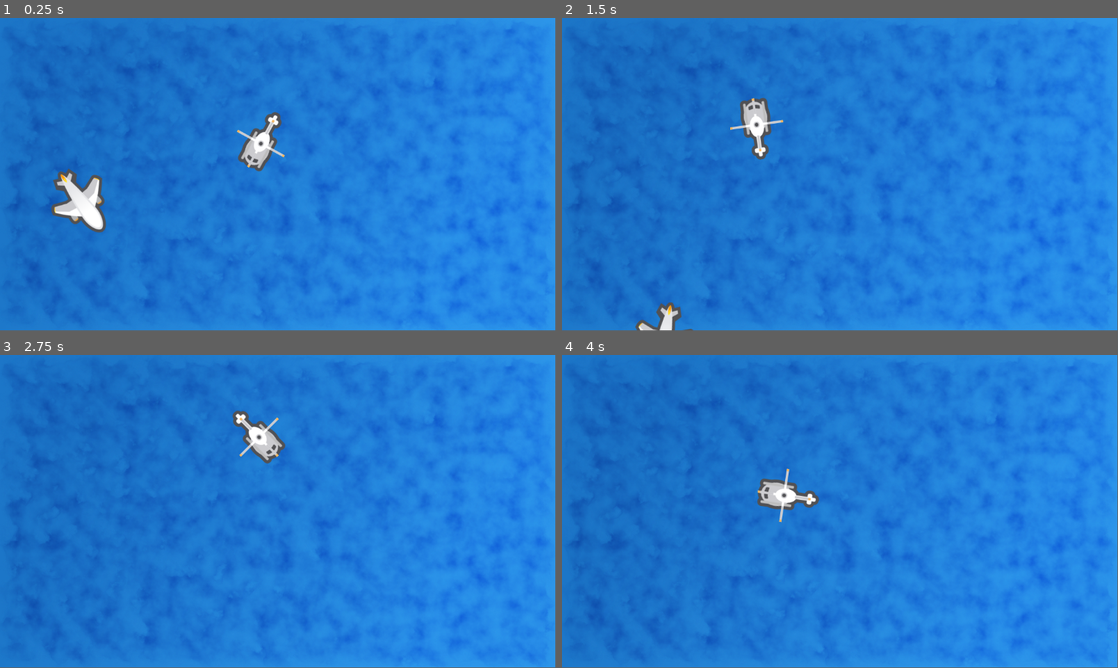
Above: before the commit, frames 1-4 (two rows, left to right).
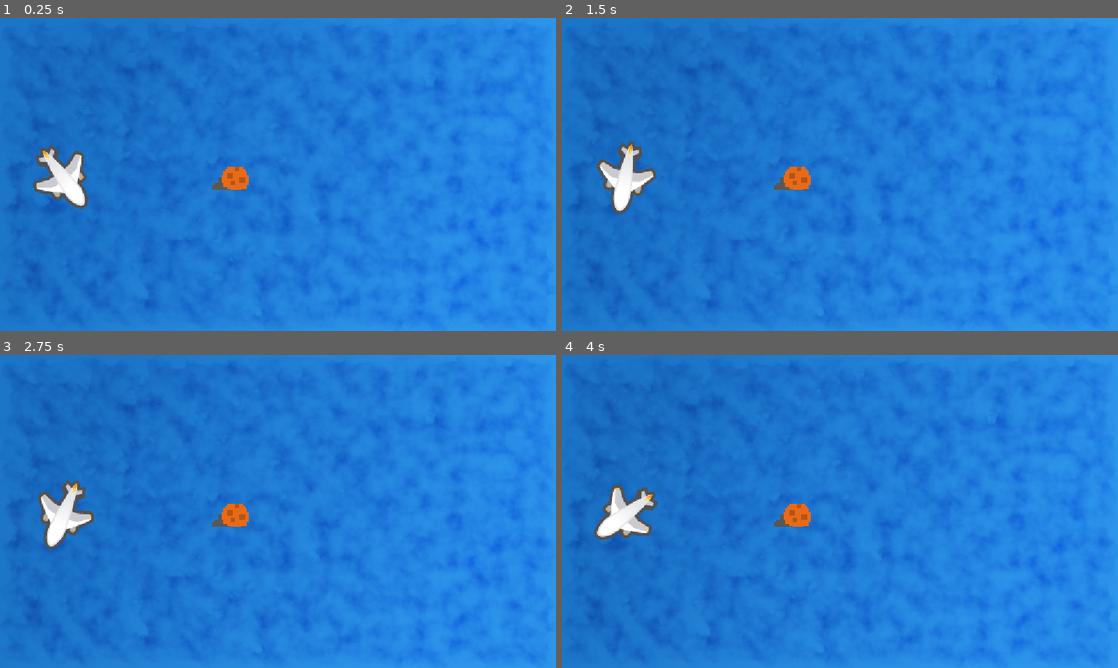
Above: after the commit, the same moments.

Repository: ShayLuan/GameDevTest
Game: Godot game, scene res://Scenes/Ocean/Ocean.tscn
The game is run twice, just before and just after one commit, with the same random seed, the same clock (stepped at 60 frames per second) and the same inputs.
Inputs:
- Up to frame 1 (0.25 s): no input
- Up to frame 2 (1.5 s): tap Enter (ui_accept) at 0.5, 0.77 s; hold Right (ui_right) 0.53-1.28 s; hold Left (ui_left) from 1.28 s (still down)
- Up to frame 3 (2.75 s): tap Enter (ui_accept) at 1.52 s; release Left (ui_left) at 2.03 s; hold Right (ui_right) from 2.03 s (still down)
- Up to frame 4 (4 s): tap Enter (ui_accept) at 3.02, 3.77 s; release Right (ui_right) at 3.53 s; hold Left (ui_left) from 3.53 s (still down)
In our replay, the window is 799x449 before the commit and 800x450 after it. These sizes can differ from the game's own. Grey fills any space a smaller window leaves; there, only what the larger window draws over its background counts as a difference.

The runs differ from the first frame. In frame 1, 3.2% of the frame differs, in the area x 0-52%, y 30-100%; in frame 2, 2.9%; in frame 3, 2.5%; in frame 4, 2.5%.

Commit message:
aspect resolution

Diff:
--- a/Foundations/foundations/Scenes/Ocean/Ocean.gd
+++ b/Foundations/foundations/Scenes/Ocean/Ocean.gd
@@ -11,9 +11,9 @@
 
 # Called every frame. 'delta' is the elapsed time since the previous frame.
 func _process(delta: float) -> void:
-	plane.move_local_x(250.0 * delta)
-	helicopter.move_local_x(150.0 * delta)
-	helicopter.rotate(2 * delta)
+	#plane.move_local_x(250.0 * delta)
+	#helicopter.move_local_x(150.0 * delta)
+	#helicopter.rotate(2 * delta)
 
 	if Input.is_action_pressed("ui_left"):
 		plane.rotate(-1.5 * delta)
--- a/Foundations/foundations/Scenes/Ocean/Ocean.tscn
+++ b/Foundations/foundations/Scenes/Ocean/Ocean.tscn
@@ -5,6 +5,7 @@
 [ext_resource type="Texture2D" uid="uid://biwbnqsa2nuw" path="res://Assets/Plane.png" id="3_t11xa"]
 [ext_resource type="Texture2D" uid="uid://djmtulaoq5mij" path="res://Assets/Helicopter.png" id="4_4wd1y"]
 [ext_resource type="AudioStream" uid="uid://bfs1jatnayjp0" path="res://Assets/eating.wav" id="5_fyc3p"]
+[ext_resource type="Texture2D" uid="uid://cmmrn3chhv3r8" path="res://Assets/tile_454.png" id="6_t11xa"]
 
 [node name="Ocean" type="Node2D" unique_id=153022467]
 script = ExtResource("1_y20wh")
@@ -19,9 +20,15 @@
 texture = ExtResource("3_t11xa")
 
 [node name="Helicopter" type="Sprite2D" parent="." unique_id=781930366]
-position = Vector2(554, 217)
+position = Vector2(1238, 546)
 rotation = 1.5707964
 texture = ExtResource("4_4wd1y")
 
 [node name="EatingSound" type="AudioStreamPlayer" parent="." unique_id=979627562]
 stream = ExtResource("5_fyc3p")
+
+[node name="Tile454" type="Sprite2D" parent="." unique_id=1344675046]
+texture_filter = 1
+position = Vector2(477, 315)
+scale = Vector2(4, 4)
+texture = ExtResource("6_t11xa")
--- a/Foundations/foundations/project.godot
+++ b/Foundations/foundations/project.godot
@@ -15,6 +15,10 @@
 config/features=PackedStringArray("4.6", "Mobile")
 config/icon="res://icon.svg"
 
+[display]
+
+window/stretch/mode="canvas_items"
+
 [physics]
 
 3d/physics_engine="Jolt Physics"
